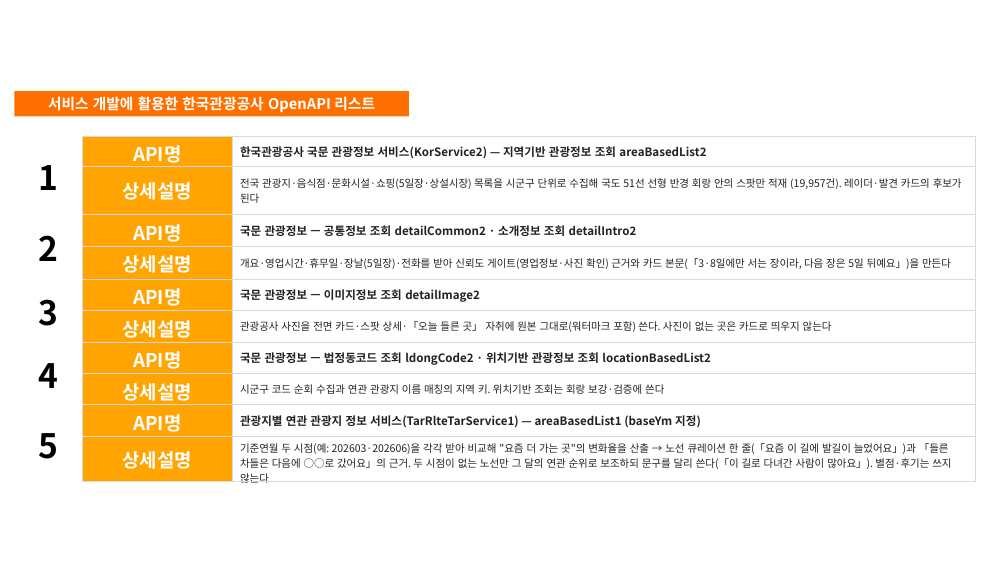
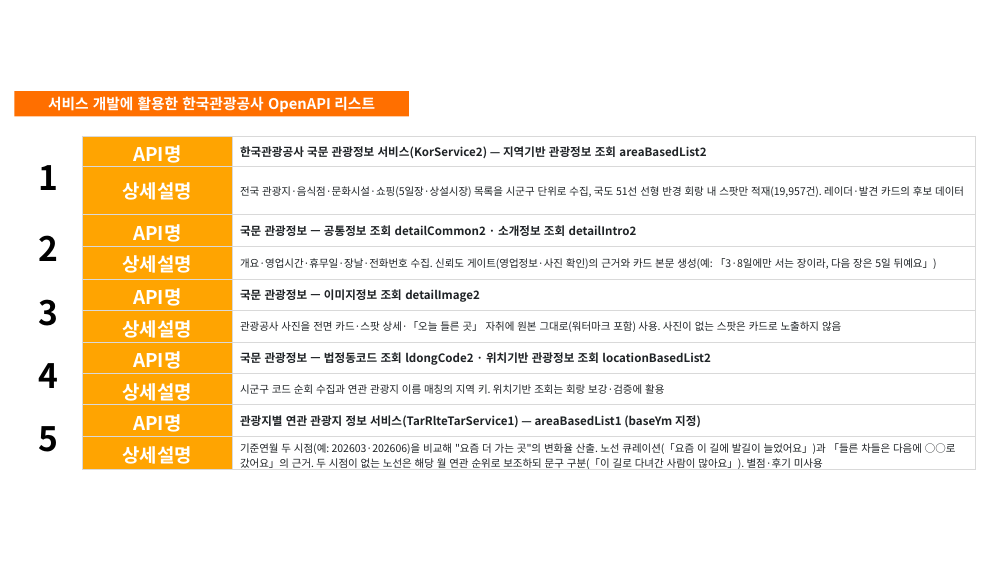
Before and after one commit to Hyee0ne/p-trip, a slide deck: slide 10 of docs/기능설명서_P의여행.pptx. Drawn at 1008x567 pixels with LibreOffice and Linux fonts; fonts in the diff are those of the drawing; background and template pictures are left out. Boxes give left, top, right and bottom in pixels: in the first picture for what was removed or moved away, otherwise in the second. Text is boxed around its words. In the diff, an @@ line names an element or a change of style, - is before the commit and + after.

```diff
--- a/docs/기능설명서_P의여행.pptx
+++ b/docs/기능설명서_P의여행.pptx
@@ table at [14,136,976,473] @@
-row 2, column 3: 전국 관광지·음식점·문화시설·쇼핑(5일장·상설시장) 목록을 시군구 단위로 수집해 국도 51선 선형 반경 회랑 안의 스팟만 적재 (19,957건). 레이더·발견 카드의 후보가 된다
+row 2, column 3: 전국 관광지·음식점·문화시설·쇼핑(5일장·상설시장) 목록을 시군구 단위로 수집, 국도 51선 선형 반경 회랑 내 스팟만 적재(19,957건). 레이더·발견 카드의 후보 데이터
-row 4, column 3: 개요·영업시간·휴무일·장날(5일장)·전화를 받아 신뢰도 게이트(영업정보·사진 확인) 근거와 카드 본문(「3·8일에만 서는 장이라, 다음 장은 5일 뒤예요」)을 만든다
+row 4, column 3: 개요·영업시간·휴무일·장날·전화번호 수집. 신뢰도 게이트(영업정보·사진 확인)의 근거와 카드 본문 생성(예: 「3·8일에만 서는 장이라, 다음 장은 5일 뒤예요」)
-row 6, column 3: 관광공사 사진을 전면 카드·스팟 상세·「오늘 들른 곳」 자취에 원본 그대로(워터마크 포함) 쓴다. 사진이 없는 곳은 카드로 띄우지 않는다
+row 6, column 3: 관광공사 사진을 전면 카드·스팟 상세·「오늘 들른 곳」 자취에 원본 그대로(워터마크 포함) 사용. 사진이 없는 스팟은 카드로 노출하지 않음
-row 8, column 3: 시군구 코드 순회 수집과 연관 관광지 이름 매칭의 지역 키. 위치기반 조회는 회랑 보강·검증에 쓴다
+row 8, column 3: 시군구 코드 순회 수집과 연관 관광지 이름 매칭의 지역 키. 위치기반 조회는 회랑 보강·검증에 활용
@@ row 10, column 3: "기준연월 두 시점(예: 202603·202606)을 각각 받아 비교해 "요즘 더 가는 곳"의 변화율을 산출 → 노선 큐레이션 한 줄(「요즘 이 길에 발길이 늘었어요」)과 「들른 차들은 다음에 ○○로 갔어요」의 근거. 두 시점이 없는 노선만 그 달의 연관 순위로 보조하되 문구를 달리 쓴다(「이 길로 다녀간 사람이 많아요」). 별점·후기는 쓰지 않는다" to "기준연월 두 시점(예: 202603·202606)을 비교해 "요즘 더 가는 곳"의 변화율 산출. 노선 큐레이션(「요즘 이 길에 발길이 늘었어요」)과 「들른 차들은 다음에 ○○로 갔어요」의 근거. 두 시점이 없는 노선은 해당 월 연관 순위로 보조하되 문구 구분(「이 길로 다녀간 사람이 많아요」). 별점·후기 미사용" @@
```
Also in this commit, not shown: 9 other slides changed, 2 other files.
